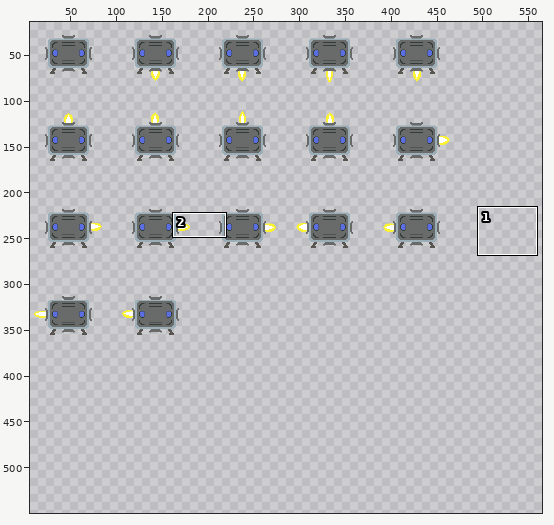
One commit to this sprite sheet: public/assets/sprite_rocket_omin.png. The first picture is a wide view before the edit; the outline marks the close-up.
Close-up. Before the commit:
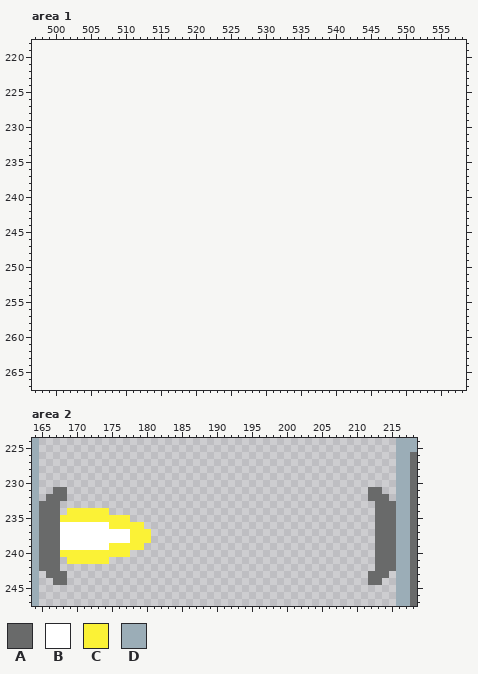
The file is 476x381 pixels. Shown: area 1: x 497..558, y 218..267; area 2: x 164..218, y 224..247. The old version is drawn lined up with the new one, on the new canvas. The wide view leaves out empty margins. The commit also changed other parts of the picture, which this record leaves out.
Palette (. is transparent): A #696a6a  B #ffffff  C #fbf236  D #9badb7
Pixels before, area 1 (only the part around the change), first column x 497:
218 ..............................................................
219 ..............................................................
220 ..............................................................
221 ..............................................................
222 ..............................................................
223 ..............................................................
224 ..............................................................
225 ..............................................................
226 ..............................................................
227 ..............................................................
228 ..............................................................
229 ..............................................................
230 ..............................................................
231 ..............................................................
232 ..............................................................
233 ..............................................................
234 ..............................................................
235 ..............................................................
236 ..............................................................
237 ..............................................................
238 ..............................................................
239 ..............................................................
240 ..............................................................
241 ..............................................................
242 ..............................................................
243 ..............................................................
244 ..............................................................
245 ..............................................................
246 ..............................................................
247 ..............................................................
248 ..............................................................
249 ..............................................................
250 ..............................................................
251 ..............................................................
252 ..............................................................
253 ..............................................................
254 ..............................................................
255 ..............................................................
256 ..............................................................
257 ..............................................................
258 ..............................................................
259 ..............................................................
260 ..............................................................
261 ..............................................................
262 ..............................................................
263 ..............................................................
264 ..............................................................
265 ..............................................................
266 ..............................................................
267 ..............................................................
Pixels before, area 2, first column x 164:
224 D...................................................DDD
225 D...................................................DDD
226 D...................................................DDA
227 D...................................................DDA
228 D...................................................DDA
229 D...................................................DDA
230 D...................................................DDA
231 D..AA...........................................AA..DDA
232 D.AAA...........................................AAA.DDA
233 DAAA.............................................AAADDA
234 DAAA.CCCCCC......................................AAADDA
235 DAAACCCCCCCCCC...................................AAADDA
236 DAAABBBBBBBCCCCC.................................AAADDA
237 DAAABBBBBBBBBBCCC................................AAADDA
238 DAAABBBBBBBBBBCCC................................AAADDA
239 DAAABBBBBBBCCCCC.................................AAADDA
240 DAAACCCCCCCCCC...................................AAADDA
241 DAAA.CCCCCC......................................AAADDA
242 DAAA.............................................AAADDA
243 D.AAA...........................................AAA.DDA
244 D..AA...........................................AA..DDA
245 D...................................................DDA
246 D...................................................DDA
247 D...................................................DDA
The result:
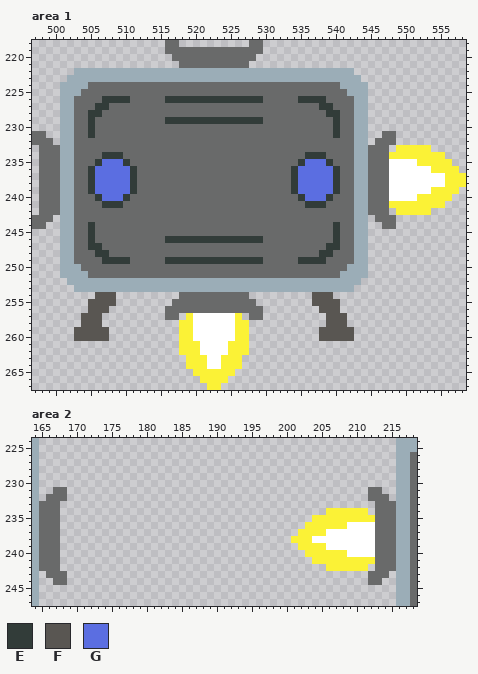
Colours new in this view: E #323c39  F #595652  G #5b6ee1
From old to new:
canvas 476x381 -> 571x571
Area 1:
y 218: x 516..517 .. -> AA; x 528..529 .. -> AA
y 219: x 516..529 .............. -> AAAAAAAAAAAAAA
y 220: x 517..528 ............ -> AAAAAAAAAAAA
y 221: x 518..527 .......... -> AAAAAAAAAA
y 222: x 503..542 ........................................ -> DDDDDDDDDDDDDDDDDDDDDDDDDDDDDDDDDDDDDDDD
y 223: x 502..543 .......................................... -> DDDDDDDDDDDDDDDDDDDDDDDDDDDDDDDDDDDDDDDDDD
y 224: x 501..544 ............................................ -> DDDDAAAAAAAAAAAAAAAAAAAAAAAAAAAAAAAAAAAADDDD
y 225: x 501..544 ............................................ -> DDDAAAAAAAAAAAAAAAAAAAAAAAAAAAAAAAAAAAAAADDD
y 226: x 501..544 ............................................ -> DDAAAAEEEEAAAAAEEEEEEEEEEEEEEAAAAAEEEEAAAADD
y 227: x 501..544 ............................................ -> DDAAAEEAAAAAAAAAAAAAAAAAAAAAAAAAAAAAAEEAAADD
y 228: x 501..544 ............................................ -> DDAAEEAAAAAAAAAAAAAAAAAAAAAAAAAAAAAAAAEEAADD
y 229: x 501..544 ............................................ -> DDAAEAAAAAAAAAAEEEEEEEEEEEEEEAAAAAAAAAAEAADD
y 230: x 501..544 ............................................ -> DDAAEAAAAAAAAAAAAAAAAAAAAAAAAAAAAAAAAAAEAADD
y 231: x 497..498 .. -> AA; x 501..544 ............................................ -> DDAAEAAAAAAAAAAAAAAAAAAAAAAAAAAAAAAAAAAEAADD; x 547..548 .. -> AA
y 232: x 497..499 ... -> AAA; x 501..544 ............................................ -> DDAAAAAAAAAAAAAAAAAAAAAAAAAAAAAAAAAAAAAAAADD; x 546..548 ... -> AAA
y 233: x 498..547 .................................................. -> AAADDAAAAAAAAAAAAAAAAAAAAAAAAAAAAAAAAAAAAAAAADDAAA; x 549..553 ..... -> CCCCC
y 234: x 498..555 .......................................................... -> AAADDAAAAEEEAAAAAAAAAAAAAAAAAAAAAAAAAAEEEAAAADDAAACCCCCCCC
y 235: x 498..556 ........................................................... -> AAADDAAAEGGGEAAAAAAAAAAAAAAAAAAAAAAAAEGGGEAAADDAAABBBBCCCCC
y 236: x 498..557 ............................................................ -> AAADDAAEGGGGGEAAAAAAAAAAAAAAAAAAAAAAEGGGGGEAADDAAABBBBBBCCCC
y 237..238: x 498..558 ............................................................. -> AAADDAAEGGGGGEAAAAAAAAAAAAAAAAAAAAAAEGGGGGEAADDAAABBBBBBBBCCC
y 239: x 498..557 ............................................................ -> AAADDAAEGGGGGEAAAAAAAAAAAAAAAAAAAAAAEGGGGGEAADDAAABBBBBBCCCC
y 240: x 498..556 ........................................................... -> AAADDAAAEGGGEAAAAAAAAAAAAAAAAAAAAAAAAEGGGEAAADDAAABBBBCCCCC
y 241: x 498..555 .......................................................... -> AAADDAAAAEEEAAAAAAAAAAAAAAAAAAAAAAAAAAEEEAAAADDAAACCCCCCCC
y 242: x 498..547 .................................................. -> AAADDAAAAAAAAAAAAAAAAAAAAAAAAAAAAAAAAAAAAAAAADDAAA; x 549..553 ..... -> CCCCC
y 243: x 497..499 ... -> AAA; x 501..544 ............................................ -> DDAAAAAAAAAAAAAAAAAAAAAAAAAAAAAAAAAAAAAAAADD; x 546..548 ... -> AAA
y 244: x 497..498 .. -> AA; x 501..544 ............................................ -> DDAAEAAAAAAAAAAAAAAAAAAAAAAAAAAAAAAAAAAEAADD; x 547..548 .. -> AA
y 245: x 501..544 ............................................ -> DDAAEAAAAAAAAAAAAAAAAAAAAAAAAAAAAAAAAAAEAADD
y 246: x 501..544 ............................................ -> DDAAEAAAAAAAAAAEEEEEEEEEEEEEEAAAAAAAAAAEAADD
y 247: x 501..544 ............................................ -> DDAAEEAAAAAAAAAAAAAAAAAAAAAAAAAAAAAAAAEEAADD
y 248: x 501..544 ............................................ -> DDAAAEEAAAAAAAAAAAAAAAAAAAAAAAAAAAAAAEEAAADD
y 249: x 501..544 ............................................ -> DDAAAAEEEEAAAAAEEEEEEEEEEEEEEAAAAAEEEEAAAADD
y 250: x 501..544 ............................................ -> DDDAAAAAAAAAAAAAAAAAAAAAAAAAAAAAAAAAAAAAADDD
y 251: x 501..544 ............................................ -> DDDDAAAAAAAAAAAAAAAAAAAAAAAAAAAAAAAAAAAADDDD
y 252: x 502..543 .......................................... -> DDDDDDDDDDDDDDDDDDDDDDDDDDDDDDDDDDDDDDDDDD
y 253: x 503..542 ........................................ -> DDDDDDDDDDDDDDDDDDDDDDDDDDDDDDDDDDDDDDDD
y 254: x 506..508 ... -> FFF; x 518..527 .......... -> AAAAAAAAAA; x 537..539 ... -> FFF
y 255: x 505..508 .... -> FFFF; x 517..528 ............ -> AAAAAAAAAAAA; x 537..540 .... -> FFFF
y 256: x 505..507 ... -> FFF; x 516..529 .............. -> AAAAAAAAAAAAAA; x 538..540 ... -> FFF
y 257: x 504..506 ... -> FFF; x 516..517 .. -> AA; x 519..526 ........ -> CBBBBBBC; x 528..529 .. -> AA; x 539..541 ... -> FFF
y 258: x 504..506 ... -> FFF; x 518..527 .......... -> CCBBBBBBCC; x 539..541 ... -> FFF
y 259..260: x 503..507 ..... -> FFFFF; x 518..527 .......... -> CCBBBBBBCC; x 538..542 ..... -> FFFFF
y 261..262: x 518..527 .......... -> CCCBBBBCCC
y 263..264: x 519..526 ........ -> CCCBBCCC
y 265: x 520..525 ...... -> CCCCCC
y 266: x 521..524 .... -> CCCC
y 267: x 522..523 .. -> CC
Area 2:
y 234: x 169..174 CCCCCC -> ......; x 206..211 ...... -> CCCCCC
y 235: x 168..177 CCCCCCCCCC -> ..........; x 204..212 ......... -> CCCCCCCCC
y 236: x 168..179 BBBBBBBCCCCC -> ............; x 203..212 .......... -> CCCCCCBBBB
y 237: x 168..180 BBBBBBBBBBCCC -> .............; x 202..212 ........... -> CCCCBBBBBBB
y 238: x 168..180 BBBBBBBBBBCCC -> .............; x 201..212 ............ -> CCCBBBBBBBBB
y 239: x 168..179 BBBBBBBCCCCC -> ............; x 202..212 ........... -> CCCCBBBBBBB
y 240: x 168..177 CCCCCCCCCC -> ..........; x 203..212 .......... -> CCCCCCBBBB
y 241: x 169..174 CCCCCC -> ......; x 204..212 ......... -> CCCCCCCCC
y 242: x 206..211 ...... -> CCCCCC
Boxes around the changes in both close-ups, in picture pixels (x1, y1, x2, y2):
added: (32, 40, 466, 390)
erased: (60, 508, 151, 564)
added: (291, 508, 375, 571)
